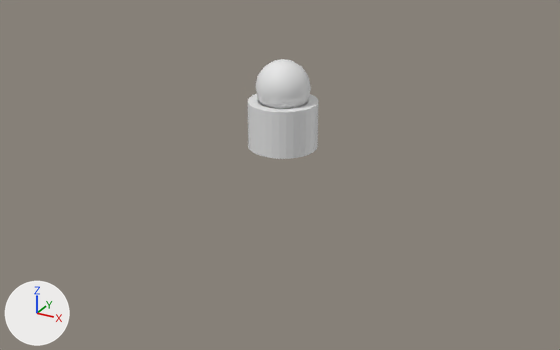
One commit to the FBX model Assets/Blender/RotationDais/rotation-dais.fbx: the scene before it, then after it.
Before and after are seen from a 50 mm lens placed at (10.0, -18.35, 8.23), pointed at (0.26, -0.65, -0.62). Lighting does not change. The marker at lower left points along +X, +Y and +Z. The picture after the commit comes second. Where no turn or scale is listed for an object, it has been applied to the vertices.

The first picture shows 'RotationDais', 'RotationDaisBall'.
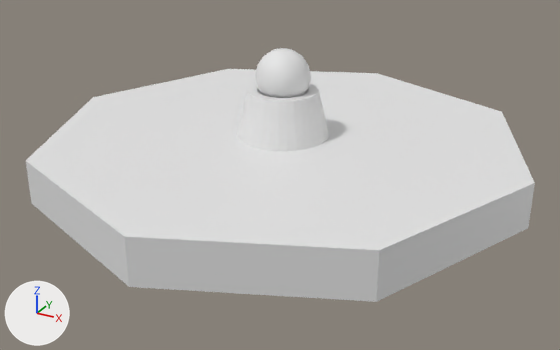
Where the newer file only moved an object's origin or applied its transform, the numbers keep the older frame.

Patch to the scene script:
```diff
--- a/Assets/Blender/RotationDais/rotation-dais.fbx.py
+++ b/Assets/Blender/RotationDais/rotation-dais.fbx.py
@@ me_cube_001 @@
 # used by ob_rotationdais; location = (0.0, 0.0, 0.0); rotation_euler = (1.571, 0.0, 0.0), in degrees (90, 0, 0); scale = (0.01, 0.01, 0.01)
-me_cube_001.from_pydata(...)  # 115 vertices, 83 faces; spans x -100.0..100.0, y 0.0..136.0, z -100.0..100.0
+me_cube_001.from_pydata(...)  # 115 vertices, 83 faces; spans x -1.0..1.0, y -1.0..1.0, z 0.0..1.0
+# me_cube_001 part 2: the whole mesh is turned 90 degrees about the x axis through the mesh origin and scaled by 0.0109
 me_cube_001.materials.append(mat_material)
@@ me_sphere @@
 # used by ob_rotationdaisball; location = (0.0, 0.0, 1.75)
-me_sphere.from_pydata(...)  # 114 vertices, 128 faces; spans x -0.78..0.78, y -0.78..0.78, z -0.78..0.78
+me_sphere.from_pydata(...)  # 114 vertices, 128 faces; spans x -0.78..0.78, y -0.78..0.78, z -0.46..1.1
+# me_sphere part 1: the whole mesh is moved by (0.0, 0.0, 0.32)
@@ me_cylinder @@
+me_cylinder.from_pydata(...)  # an 8-sided cylinder along z spanning x -7.07..7.07, y -7.07..7.07, z -0.9..0.35
@@ ob_rotationdais @@
 ob_rotationdais = bpy.data.objects.new('RotationDais', me_cube_001)
-ob_rotationdais.location = (0.0, 0.0, 0.0)
-ob_rotationdais.rotation_euler = (1.571, 0.0, 0.0)  # degrees (90, 0, 0)
-ob_rotationdais.scale = (0.01, 0.01, 0.01)
+ob_rotationdais.location = (0.0, 0.0, 0.32)
@@ ob_rotationdaisplatform @@
+ob_rotationdaisplatform = bpy.data.objects.new('RotationDaisPlatform', me_cylinder)
+ob_rotationdaisplatform.location = (0.0, 0.0, 0.0)
```

Location of each change, [x1, y1, x2, y2] in pixels of the pictures (560 x 350 px):
'RotationDaisPlatform', added
    after: [26, 69, 535, 302]
'RotationDais', moved, turned, rescaled
    before: [248, 94, 318, 159]
    after: [237, 83, 329, 151]
'RotationDaisBall', moved
    before: [255, 59, 311, 109]
    after: [255, 48, 311, 98]
